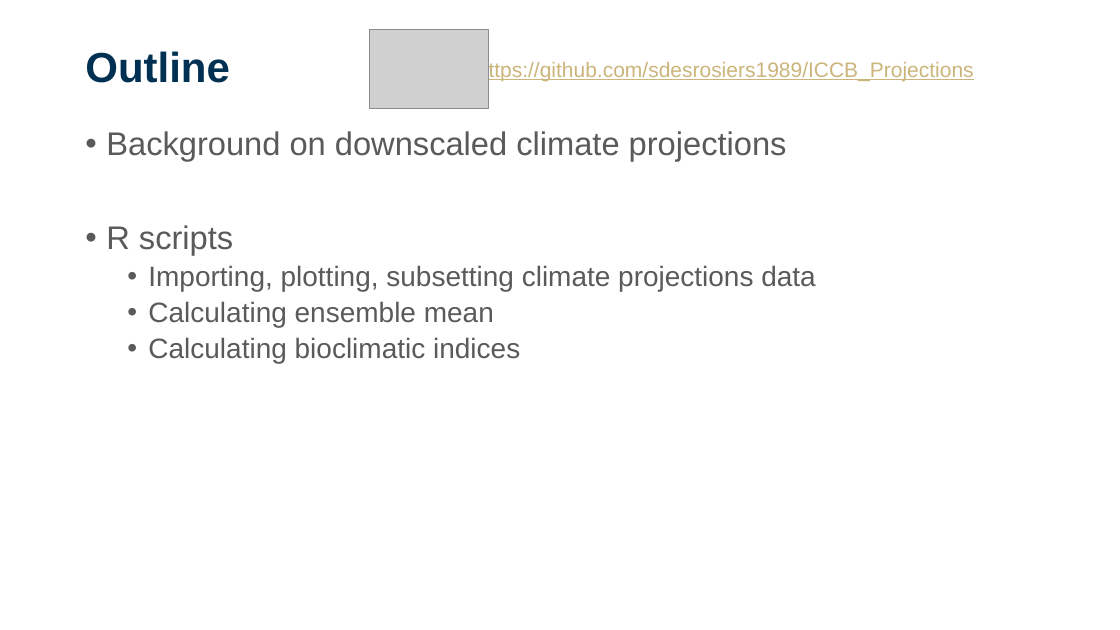
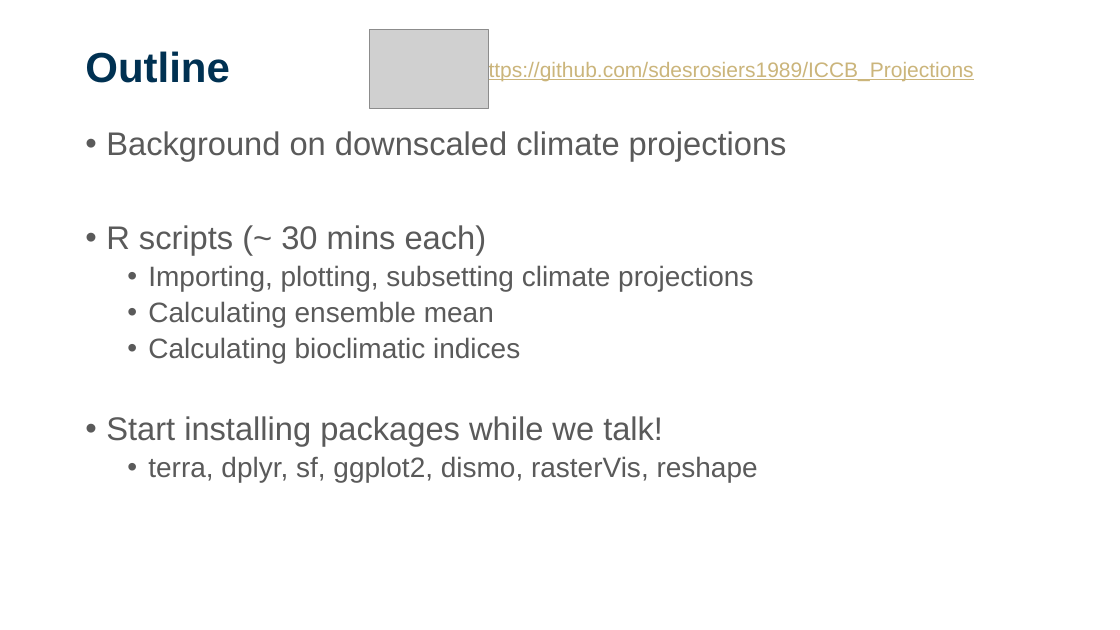
Before and after one commit to sdesrosiers1989/ICCB_Projections, a slide deck: slide 5 of ICCB2025_Session2_ClimateProjections.pptx. Drawn at 1120x630 pixels with LibreOffice and Linux fonts; fonts in the diff are those of the drawing; grey boxes stand for pictures; background and template pictures are left out. Boxes give left, top, right and bottom in pixels: in the first picture for what was removed or moved away, otherwise in the second. Text is boxed around its words. In the diff, an @@ line names an element or a change of style, - is before the commit and + after.

```diff
--- a/ICCB2025_Session2_ClimateProjections.pptx
+++ b/ICCB2025_Session2_ClimateProjections.pptx
@@ text at (106,225,753,291): text changed @@
-• R scripts
-  • Importing, plotting, subsetting climate projections data
+• R scripts (~ 30 mins each)
+  • Importing, plotting, subsetting climate projections
@@ text at (106,416,758,482): paragraphs added @@
+• Start installing packages while we talk!
+  • terra, dplyr, sf, ggplot2, dismo, rasterVis, reshape
```
Also in this commit, not shown: 5 other slides changed, 1 other file.
